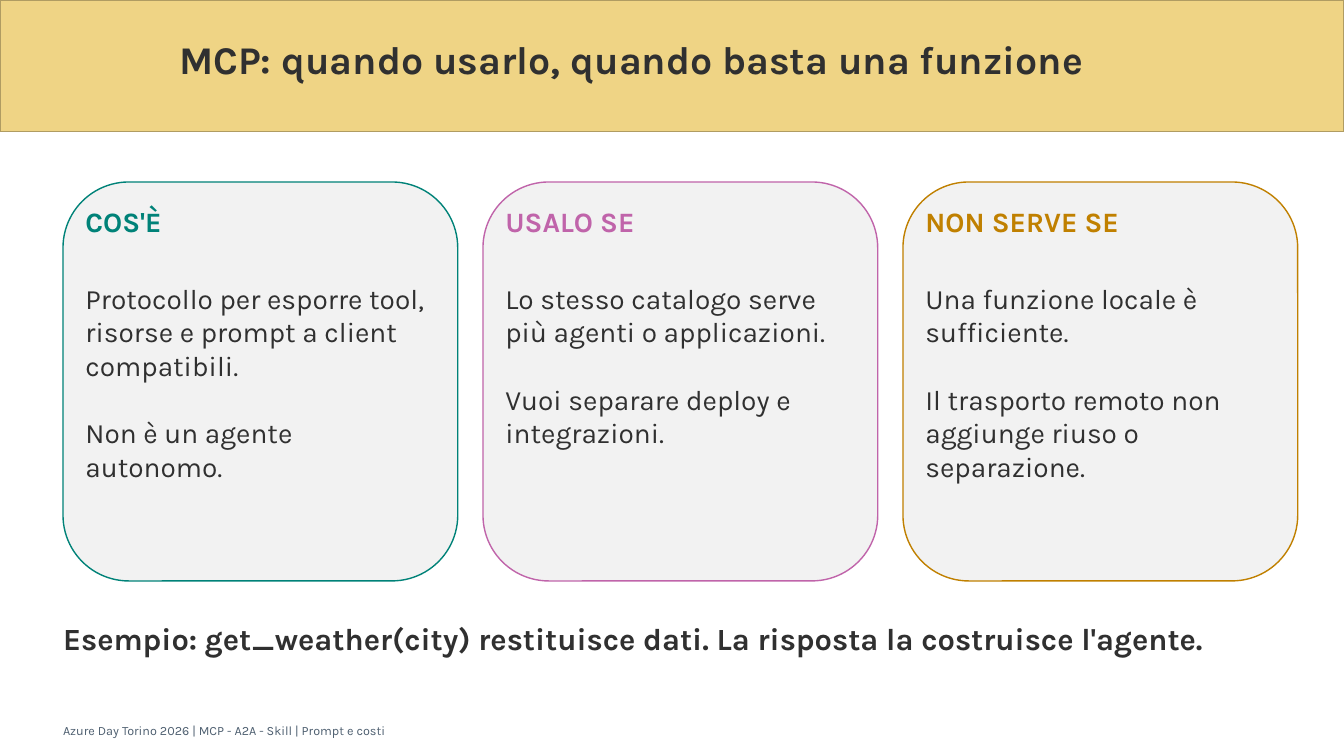
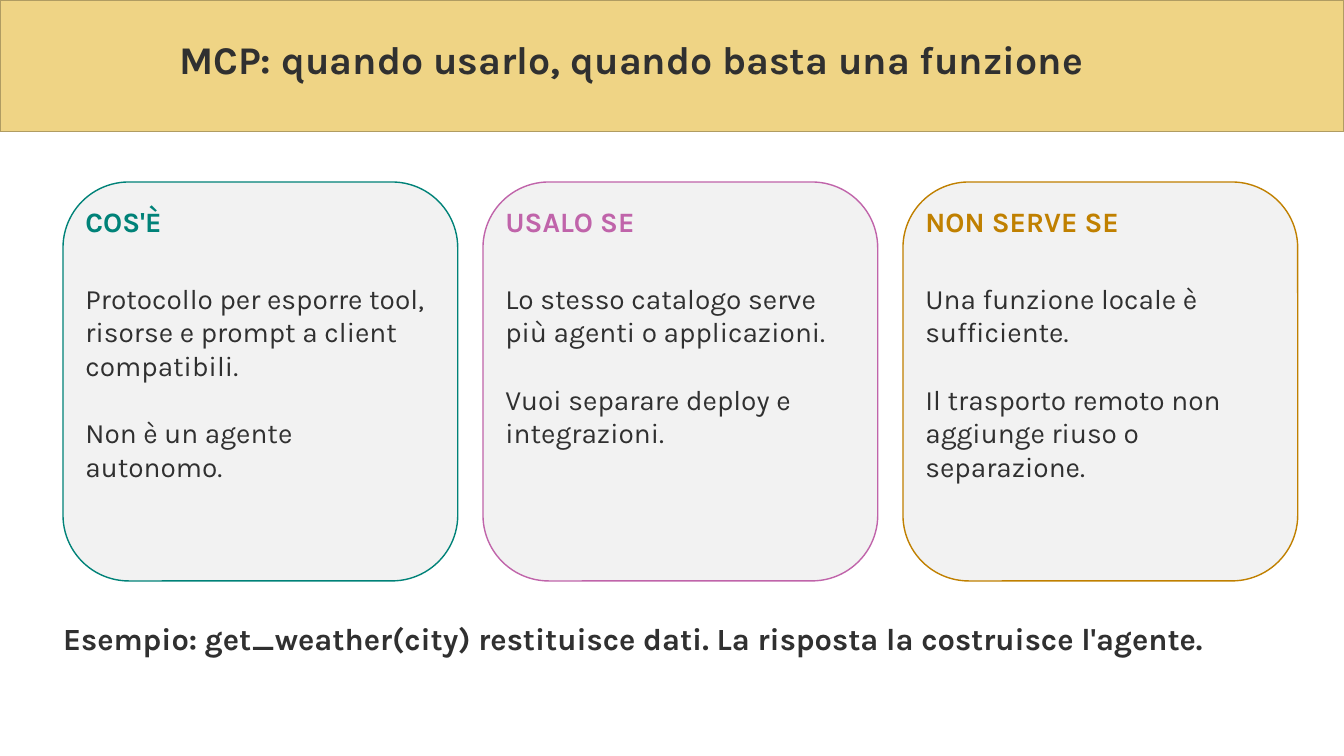
Before and after one commit to andreatosato/AzureDayTorino2026, a slide deck: slide 7 of presentazione/AIAzureDayTorino2026_1304496_Tosato.pptx (slide 8 before the commit). Drawn at 1344x756 pixels with LibreOffice and Linux fonts; fonts in the diff are those of the drawing; background and template pictures are left out. Boxes give left, top, right and bottom in pixels: in the first picture for what was removed or moved away, otherwise in the second. Text is boxed around its words. In the diff, an @@ line names an element or a change of style, - is before the commit and + after.

```diff
--- a/presentazione/AIAzureDayTorino2026_1304496_Tosato.pptx
+++ b/presentazione/AIAzureDayTorino2026_1304496_Tosato.pptx
@@ text removed at (63, 726, 386, 738) @@
-Azure Day Torino 2026 | MCP - A2A - Skill | Prompt e costi
```
Also in this commit, not shown: 7 other slides changed, 1 slide added, 8 slides removed.
